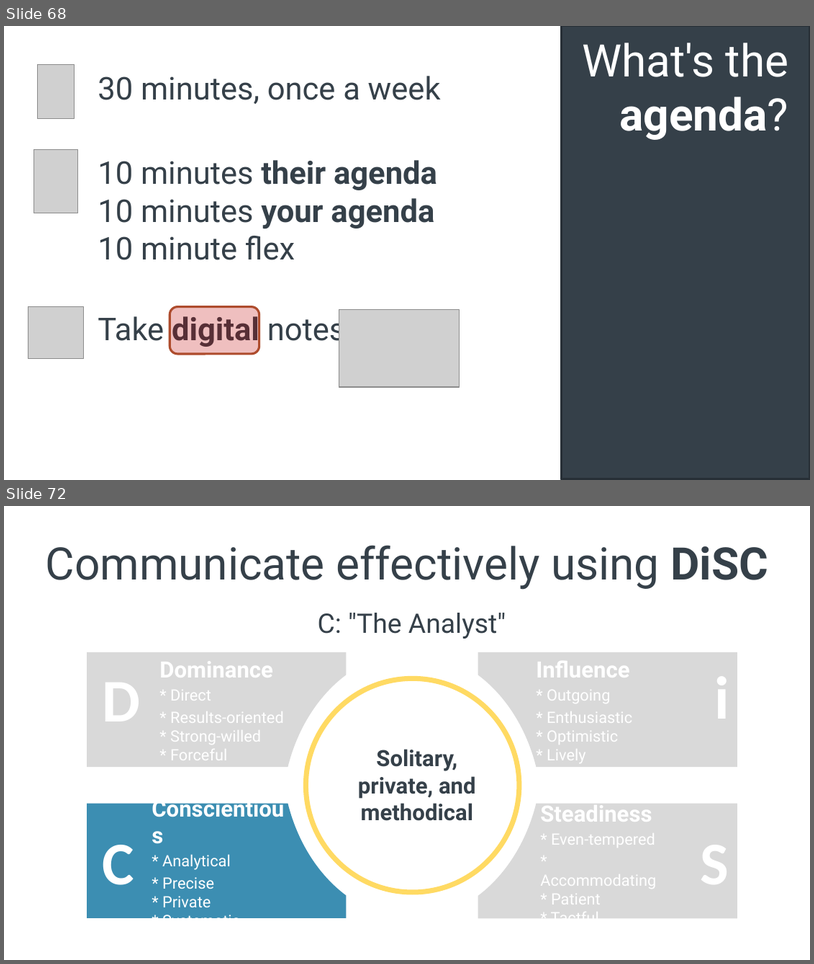
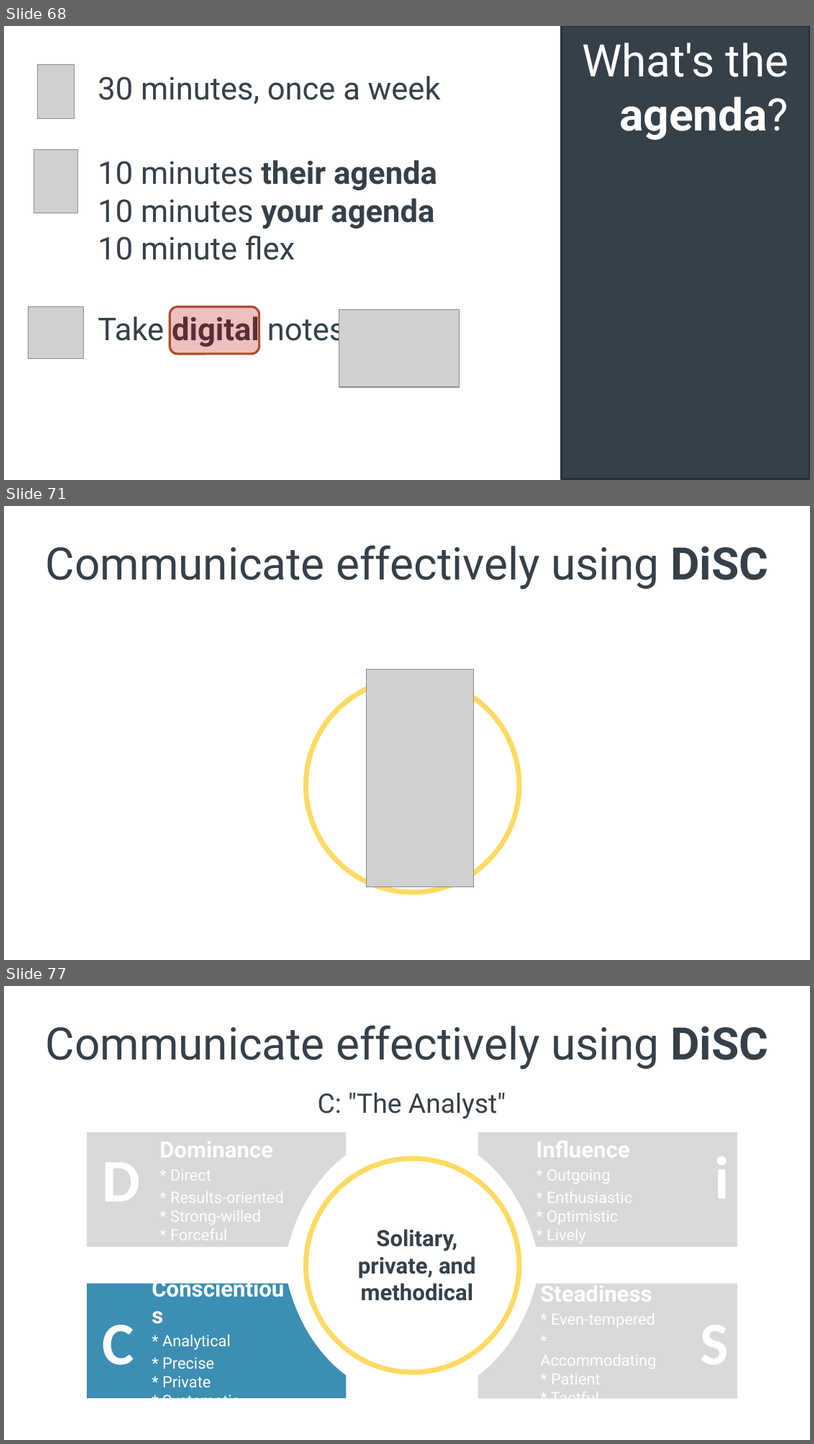
Before and after one commit to spetryjohnson/Talk---Hiring--Firing--and-Inspiring, a slide deck: Hiring, Firing, and Inspiring.pptx. Shown one above the other, each under a label of ours: slides 68 and 72 before the commit, slides 68, 71 and 77 after it; the slides between them are not shown. The pictures are 814x964 and 814x1444 pixels, drawn with LibreOffice and Linux fonts; fonts in the diff are those of the drawing; grey boxes stand for pictures. Boxes give left, top, right and bottom in pixels: in the first picture for what was removed or moved away, otherwise in the second. Text is boxed around its words. In the diff, an @@ line names an element or a change of style, - is before the commit and + after.

```diff
--- a/Hiring, Firing, and Inspiring.pptx
+++ b/Hiring, Firing, and Inspiring.pptx
@@ slide 71 added at (4, 506, 810, 960), background #FFFFFF @@
@@ title added at (46, 545, 769, 590), 40 pt, text #354049 @@
+Communicate effectively using DiSC
@@ picture added at (367, 669, 474, 887) @@
@@ freeform shape added at (306, 679, 520, 892), fill #FFFFFF, outline #FFDA63 4.5 pt @@
@@ what was slide 72 is now slide 77 @@
```
Also in this commit, not shown: 3 slides changed, 4 other slides added, 1 other file.
